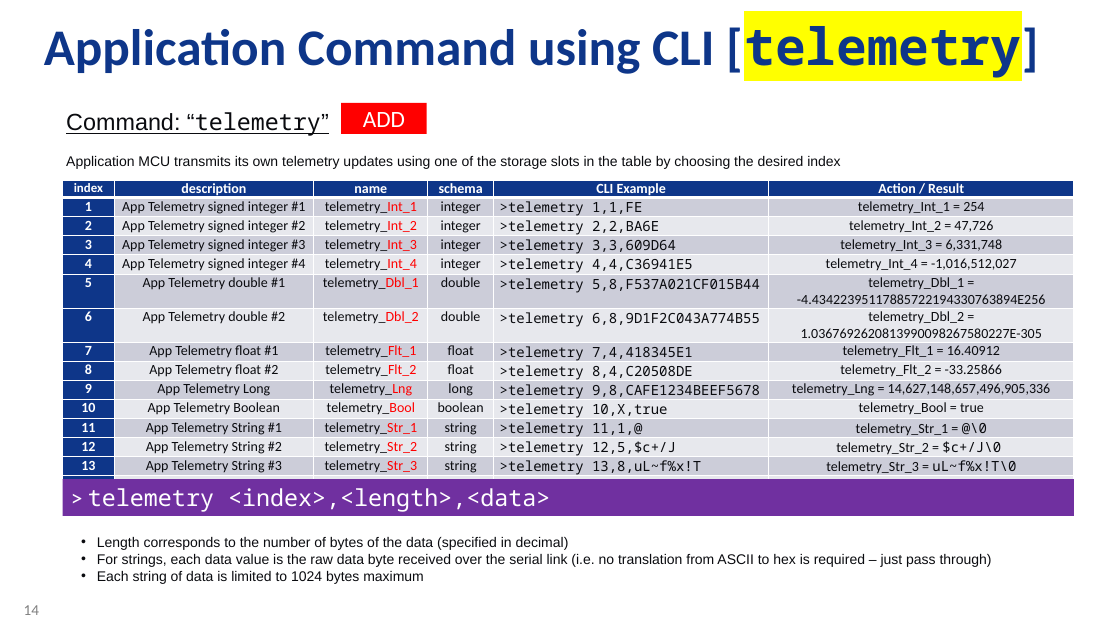
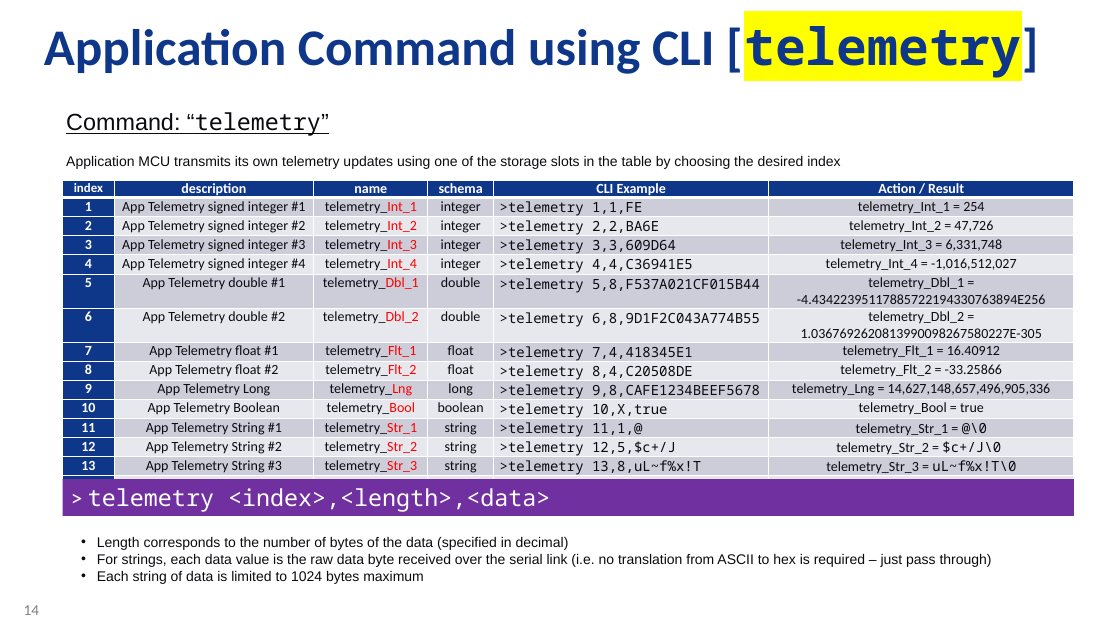
Before and after one commit to daisukeiot/Microchip-SAM-IoT-Wx-1, a slide deck: slide 14 of AO-Smith-MSFT-MCHP-r6.pptx. Drawn at 1120x630 pixels with LibreOffice and Linux fonts; fonts in the diff are those of the drawing; background and template pictures are left out. Boxes give left, top, right and bottom in pixels: in the first picture for what was removed or moved away, otherwise in the second. Text is boxed around its words. In the diff, an @@ line names an element or a change of style, - is before the commit and + after.

```diff
--- a/AO-Smith-MSFT-MCHP-r6.pptx
+++ b/AO-Smith-MSFT-MCHP-r6.pptx
@@ rectangle removed at <box>341,103,427,134</box> @@
-ADD
```
Also in this commit, not shown: 4 other slides changed, 1 slide added.
